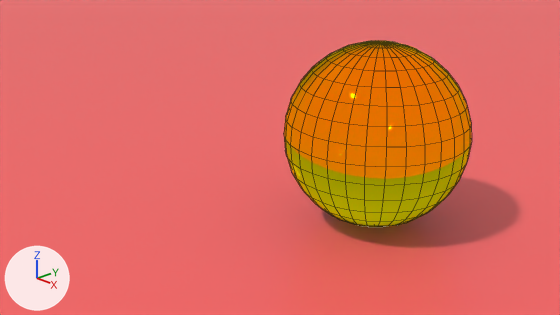
What one commit did to the Blender file Report/examples/M3/fresnel/fresnel.blend.
Rendered twice from the file's camera 'Camera'. Every picture has the same lights, and +X, +Y and +Z are marked at lower left. Mesh edges are drawn as thin lines.

Before the edit, the objects in view are built like this:
```python
mat_material_007 = bpy.data.materials.new('Material.007')
mat_material_007.use_nodes = True; mat_material_007.node_tree.nodes.clear()
_N = mat_material_007.node_tree.nodes; _L = mat_material_007.node_tree.links
n0 = _N.new('ShaderNodeOutputMaterial'); n0.name = 'Material Output'
n1 = _N.new('ShaderNodeBsdfGlass'); n1.name = 'Glass BSDF'
n1.inputs[0].default_value = (1.0, 1.0, 0.0, 0.2)  # 'Color', yellow #ffff00
n1.inputs[2].default_value = 1.52  # 'IOR'
_L.new(n1.outputs[0], n0.inputs[0])  # 'BSDF' to 'Surface'
me_plane_001 = bpy.data.meshes.new('Plane.001')
me_plane_001.from_pydata([(-1.0, -1.0, 0.0), (1.0, -1.0, 0.0), (-1.0, 1.0, 0.0), (1.0, 1.0, 0.0)], [], [(0, 1, 3, 2)])
me_plane_001.materials.append(mat_material_009)  # red #ff6666
me_sphere_002 = bpy.data.meshes.new('Sphere.002')
me_sphere_002.from_pydata(...)  # a UV sphere (32 segments, 16 rings, poles along z) spanning x -1.0..1.0, y -1.0..1.0, z -1.0..1.0
me_sphere_002.polygons.foreach_set('use_smooth', [True] * 512)
me_sphere_002.materials.append(mat_material_007)
ob_plane = bpy.data.objects.new('Plane', me_plane_001)
ob_plane.location = (0.0, 0.0, 0.0)
ob_plane.scale = (18.1, 18.1, 18.1)
ob_sphere_001 = bpy.data.objects.new('Sphere.001', me_sphere_002)
ob_sphere_001.location = (2.282, -0.712, 1.0)
```
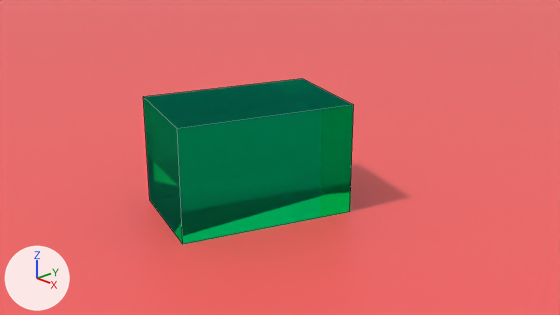
Where the change shows, as pixel boxes [x1, y1, x2, y2] in the pictures (560 x 315 px):
```json
{"object": "Cube", "change": "added", "after": [143, 79, 354, 244]}
{"object": "Sphere.001", "change": "deleted", "before": [284, 41, 472, 227]}
```

The change, as JSON lines over the scene's bpy script:
```json
{"block": "mat_material_007", "where": "n1 = _N.new('ShaderNodeBsdfGlass'); n1.name = 'Glass BSDF'"}
{"op": "set", "path": "n1.inputs[0].default_value", "old": "(1.0, 1.0, 0.0, 0.2)", "new": "(0.00889, 1.0, 0.623, 0.2)", "note": "'Color', yellow #ffff00 -> 'Color', cyan #18ffcf"}
{"op": "add", "block": "me_cube", "code": ["me_cube = bpy.data.meshes.new('Cube')", "me_cube.from_pydata(...)  # a box spanning x -1.0..1.0, y -1.0..1.0, z -1.0..1.0", "me_cube.materials.append(mat_material_007)"]}
{"op": "remove", "block": "ob_sphere_001", "code": ["ob_sphere_001 = bpy.data.objects.new('Sphere.001', me_sphere_002)", "ob_sphere_001.location = (2.282, -0.712, 1.0)"]}
{"op": "add", "block": "ob_cube", "code": ["ob_cube = bpy.data.objects.new('Cube', me_cube)", "ob_cube.location = (1.051, -1.491, 0.636)", "ob_cube.rotation_euler = (1.243, -1.571, 0.0)  # degrees (71, -90, 0)", "ob_cube.scale = (0.636, 0.636, 1.0)"]}
```
